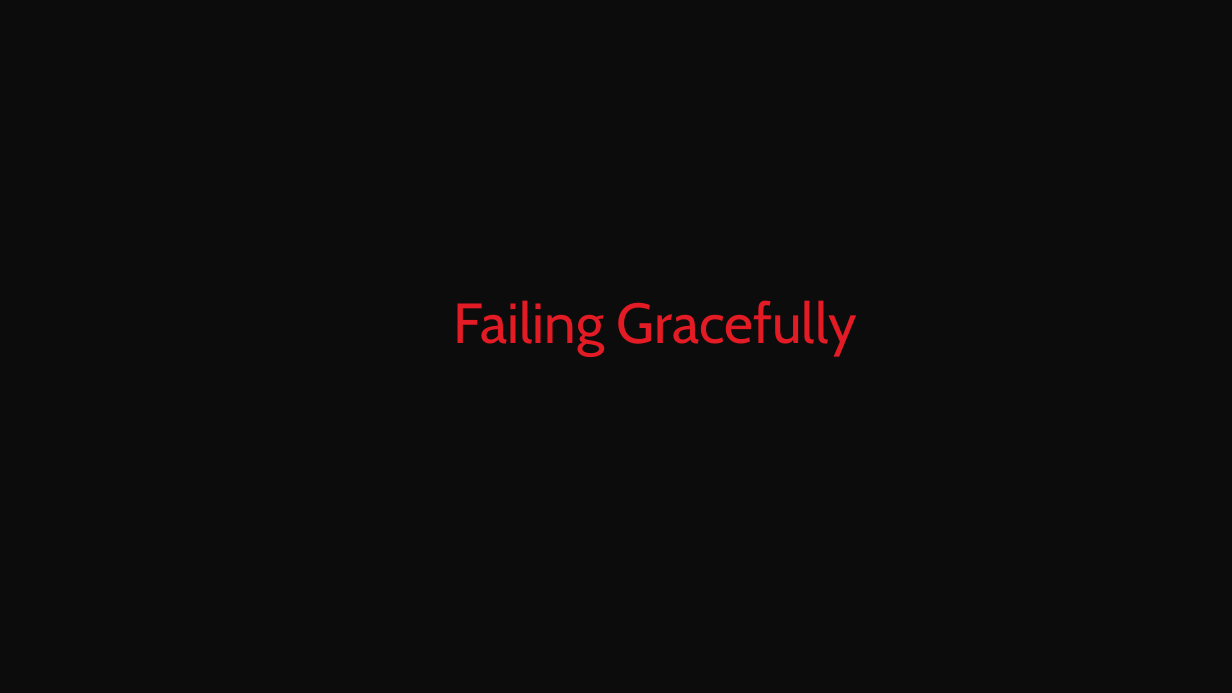
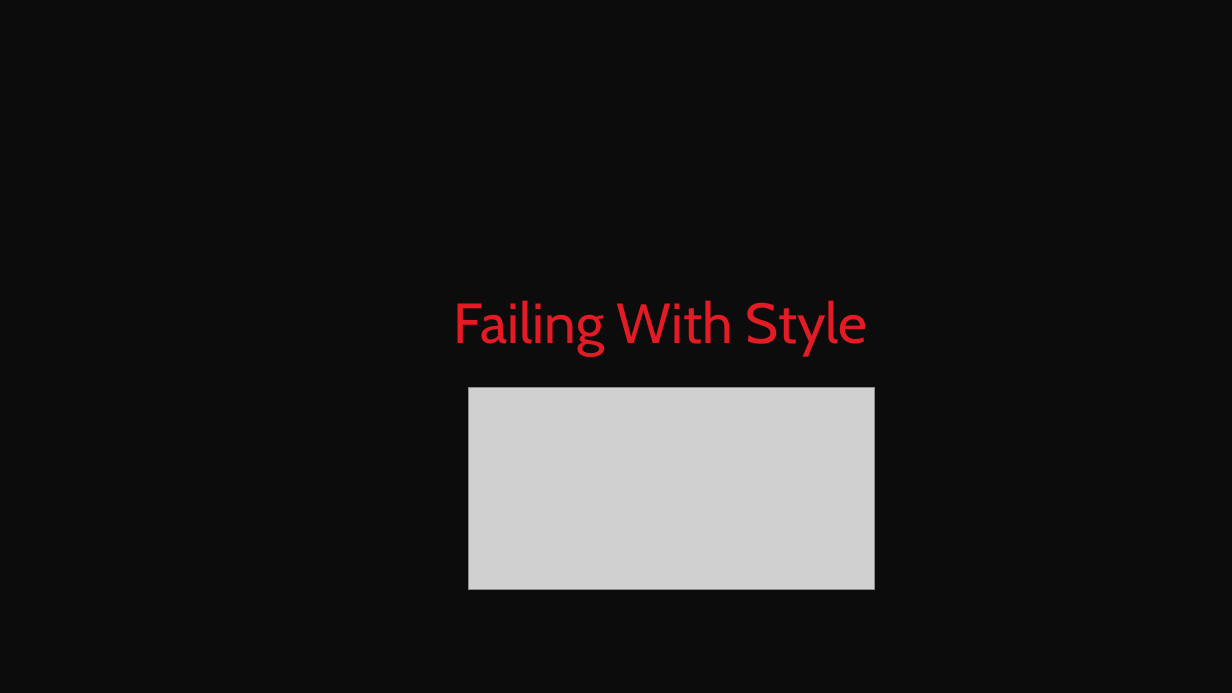
Before and after one commit to JordanTheITGuy/PowerShell-For-Padawans, a slide deck: slide 20 of PowerShell for Padawans.pptx. Drawn at 1232x693 pixels with LibreOffice and Linux fonts; fonts in the diff are those of the drawing; grey boxes stand for pictures; background and template pictures are left out. Boxes give left, top, right and bottom in pixels: in the first picture for what was removed or moved away, otherwise in the second. Text is boxed around its words. In the diff, an @@ line names an element or a change of style, - is before the commit and + after.

Commit message:
changes

```diff
--- a/PowerShell for Padawans.pptx
+++ b/PowerShell for Padawans.pptx
@@ text at (x1=454, y1=300, x2=868, y2=356): text changed @@
-Failing Gracefully
+Failing With Style
@@ picture added at (x1=469, y1=387, x2=874, y2=591) @@
```
Also in this commit, not shown: 2 other slides changed.
